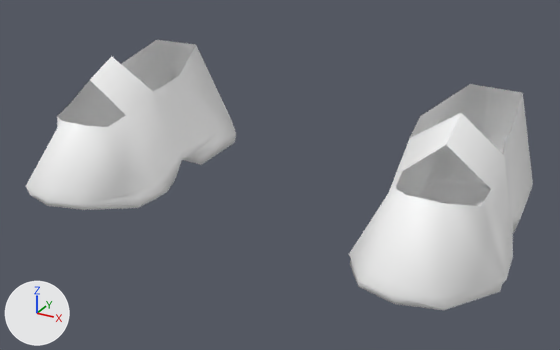
An edit to the FBX model media/models_X/Static/Clothes/Shoes/F_StrappedShoes.fbx, drawn before and after from the same camera.
The view is the same before and after, from a 50 mm camera at (0.00201, -0.00328, 0.00189) aimed at (0.00007, 0.00025, 0.00012). The axes (+X, +Y, +Z) are drawn at lower left. The lights are the same throughout. Where no turn or scale is listed for an object, it has been applied to the vertices. Vertices at the same position are counted once.

Names of what the first picture shows: 'Body'.
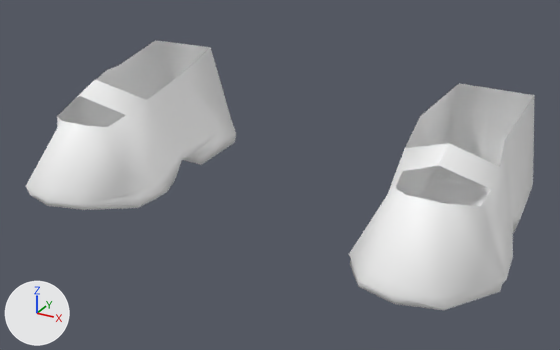
What differs and where, as boxes (x1, y1, x2, y2) in the pictures (560 x 350 px; the box of a moved part takes in the faces that stretch with it):
'Body', reshaped: before (26, 40, 533, 310); after (26, 40, 535, 310)
part 1 of me_mesh_001, moved or reshaped: before (389, 113, 513, 257); after (388, 118, 513, 257)
part 2 of me_mesh_001, moved or reshaped: before (70, 56, 218, 183); after (70, 70, 218, 183)
part 3 of me_mesh_001, moved or reshaped: before (420, 84, 533, 210); after (420, 83, 535, 210)
part 4 of me_mesh_001, moved or reshaped: before (121, 40, 231, 119); after (118, 40, 231, 119)

The edits, one by one:
me_mesh_001 has 106 vertices, 174 faces and spans x -0.00142..0.00142, y -0.00046..0.00105, z -0.0001..0.00066.
me_mesh_001 is used by ob_body; location (0.0, 0.0, 0.0).
Part 1, on me_mesh_001:
Vertex 26 of me_mesh_001 moves from (0.00128, 0.00027, 0.00048) at pixel (503, 155) to (0.00128, 0.0002, 0.00044) at pixel (499, 166).
Vertex 32 of me_mesh_001 moves from (0.00081, 0.00027, 0.00048) at pixel (409, 138) to (0.00081, 0.0002, 0.00044) at pixel (404, 148).
Vertex 101 of me_mesh_001 moves from (0.00106, 0.00027, 0.00066) at pixel (461, 112) to (0.00106, 0.00011, 0.00055) at pixel (449, 143).
Vertex 102 of me_mesh_001 moves from (0.00106, 0.00006, 0.00056) at pixel (446, 144) to (0.00106, -0.00004, 0.00049) at pixel (438, 165).
Part 2, on me_mesh_001:
Vertex 63 of me_mesh_001 moves from (-0.00128, 0.00027, 0.00048) to (-0.00128, 0.0002, 0.00044) at pixel (85, 88).
Vertex 68 of me_mesh_001 moves from (-0.00081, 0.00027, 0.00048) at pixel (153, 91) to (-0.00081, 0.0002, 0.00044) at pixel (147, 99).
Vertex 104 of me_mesh_001 moves from (-0.00111, 0.00027, 0.00066) at pixel (111, 56) to (-0.00111, 0.00011, 0.00055) at pixel (94, 79).
Vertex 105 of me_mesh_001 moves from (-0.00111, 0.00006, 0.00056) at pixel (89, 79) to (-0.00111, -0.00004, 0.00049) at pixel (79, 95).
Part 3, on me_mesh_001:
Vertex 27 of me_mesh_001 moves from (0.00122, 0.00088, 0.00061) at pixel (522, 92) to (0.00127, 0.00093, 0.00059) at pixel (534, 95).
Vertex 31 of me_mesh_001 moves from (0.00092, 0.0009, 0.00061) at pixel (470, 83) to (0.00085, 0.00095, 0.00059) at pixel (459, 83).
Part 4, on me_mesh_001:
Vertex 67 of me_mesh_001 moves from (-0.00092, 0.0009, 0.00061) at pixel (195, 44) to (-0.00085, 0.00095, 0.00059) at pixel (210, 47).
Vertex 73 of me_mesh_001 moves from (-0.00123, 0.00088, 0.00061) at pixel (156, 39) to (-0.00129, 0.00093, 0.00059) at pixel (155, 40).
